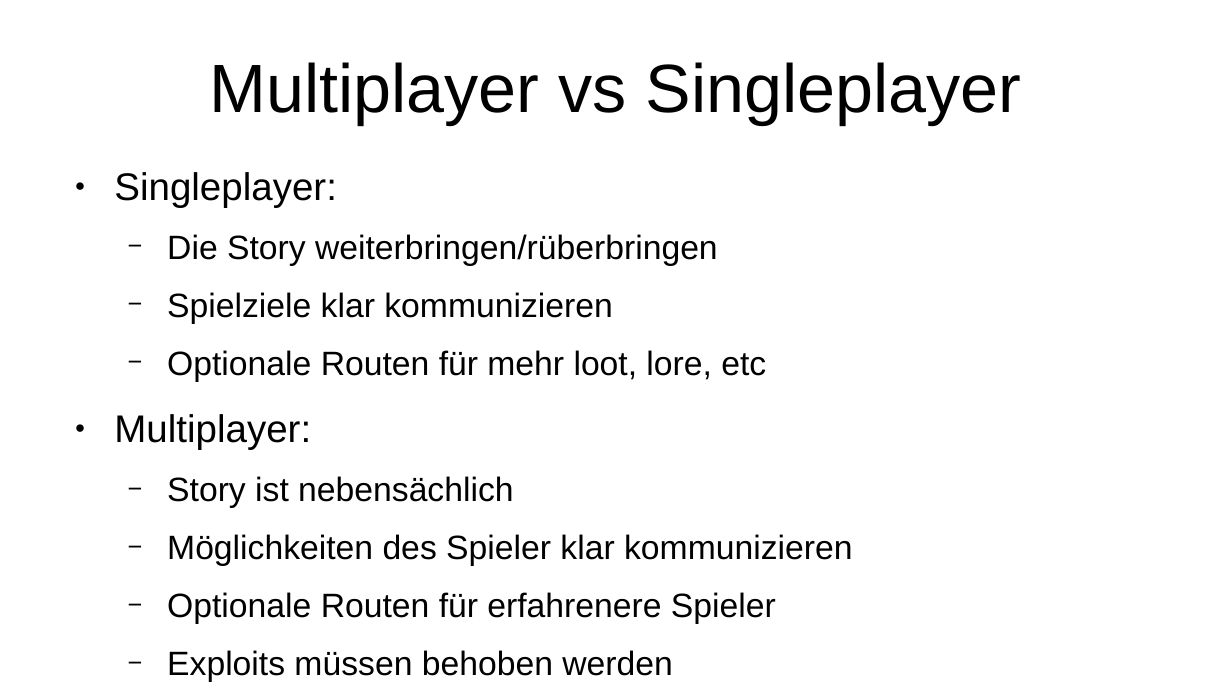
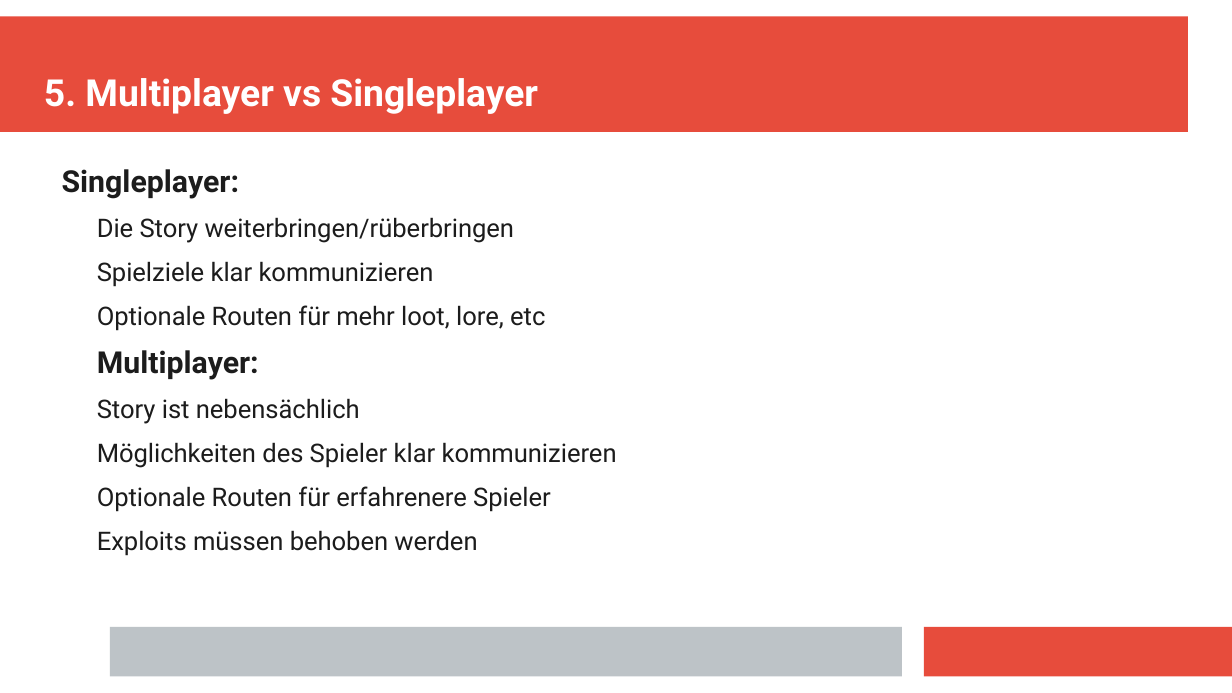
Before and after one commit to Aureumignis/UniStuff, a slide deck: slide 12 of WISE2020/HTiESD/HTiEDS_Praesentation.odp. Drawn at 1232x693 pixels with LibreOffice and Linux fonts; fonts in the diff are those of the drawing. Boxes give left, top, right and bottom in pixels: in the first picture for what was removed or moved away, otherwise in the second. Text is boxed around its words. In the diff, an @@ line names an element or a change of style, - is before the commit and + after.

```diff
--- a/WISE2020/HTiESD/HTiEDS_Praesentation.odp
+++ b/WISE2020/HTiESD/HTiEDS_Praesentation.odp
@@ rectangle added at (0,17,1188,132), fill #E74C3C @@
@@ title "5. Multiplayer vs Singleplayer" at (44,78,538,114): vertical alignment middle to bottom @@
@@ title at (44,78,538,114): text changed; size 44 to 24 pt; font Arial to Roboto; text colour #000000 to #FFFFFF; bold on @@
-Multiplayer vs Singleplayer
+5. Multiplayer vs Singleplayer
@@ text "Singleplayer:" at (62,169,617,556): size 24.8 to 19.5 pt, bold on in "Singleplayer:", "Multiplayer:"; font Arial to Roboto, text colour #000000 to #1C1C1C; size 21.7 to 16.5 pt in "Die Story weiterbringen/rüberbringen", "Spielziele klar kommunizieren", "Optionale Routen für mehr loot, lore, etc", "Story ist nebensächlich" and 3 more places; bullet ● to none; less space between paragraphs; bullet − to none @@
@@ rectangle added at (110,627,902,676), fill #BDC3C7 @@
@@ rectangle added at (925,627,1232,676), fill #E74C3C @@
```
Also in this commit, not shown: 14 other slides changed, 3 slides added, 1 slide removed.
